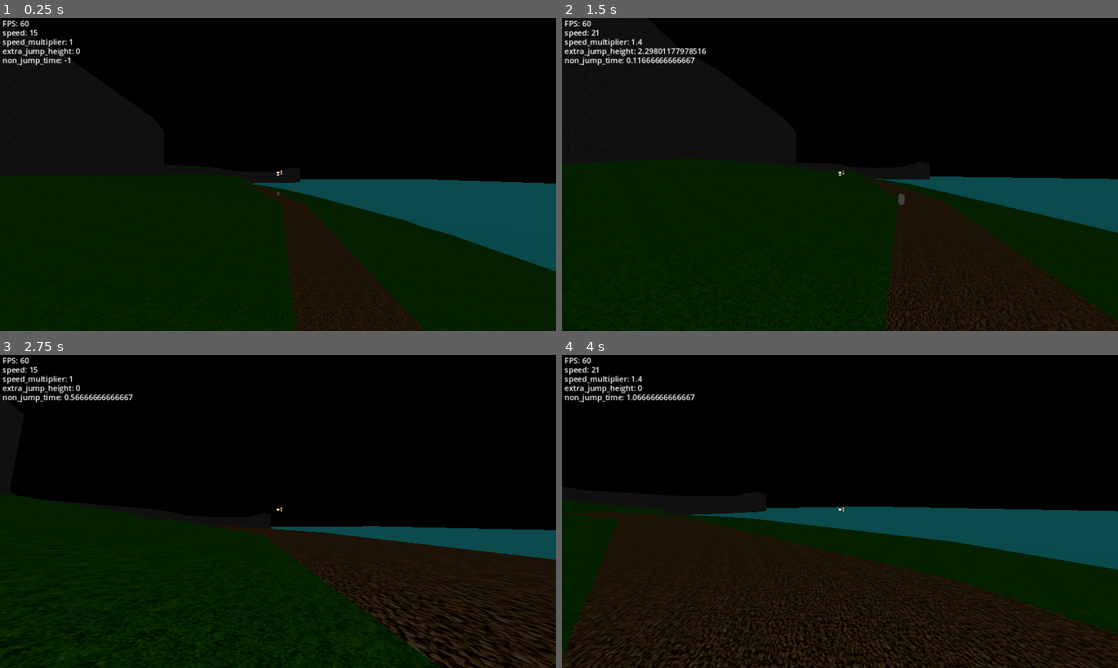
Above: before the commit, frames 1-4 (two rows, left to right).
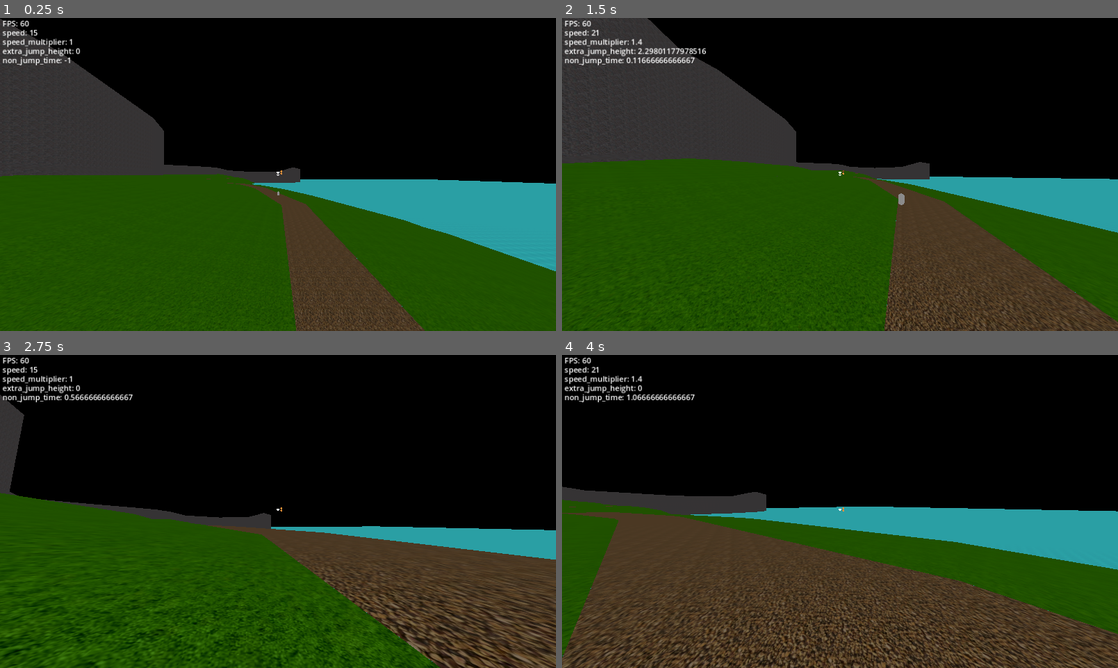
Above: after the commit, the same moments.

Repository: SebastianS-HTL/Magic-Potion-Project
Game: Godot game, scene res://node_3d.tscn
The game is run twice, just before and just after one commit, with the same random seed, the same clock (stepped at 60 frames per second) and the same inputs.
Inputs (mouse positions are in pixels of both pictures, inside the frame that each line leads up to):
- Up to frame 1 (0.25 s): no input
- Up to frame 2 (1.5 s): move the mouse to (867, 174) at 0.52 s; hold Ctrl (ctrl) 0.53-1.28 s; hold W (move_forward) from 0.53 s (still down); tap Space (jump) at 0.77 s; move the mouse to (812, 174) at 1.27 s; tap Shift (shift) at 1.35 s
- Up to frame 3 (2.75 s): keep holding W (move_forward); tap Space (jump) at 1.52 s; move the mouse to (289, 505) at 2.02 s; hold Ctrl (ctrl) from 2.03 s (still down)
- Up to frame 4 (4 s): keep holding W (move_forward); move the mouse to (834, 517) at 2.77 s; release Ctrl (ctrl) at 2.78 s; tap Shift (shift) at 2.85 s; tap Space (jump) at 3.02, 3.77 s; move the mouse to (878, 514) at 3.52 s; hold Ctrl (ctrl) from 3.53 s (still down)

The runs differ from the first frame. In frame 1, 59% of the frame differs, in the area x 0-100%, y 0-100%; in frame 2, 66%; in frame 3, 49%; in frame 4, 53%.

Commit message:
change default brightness

Diff:
--- a/character_body_3d.tscn
+++ b/character_body_3d.tscn
@@ -119,6 +119,7 @@
 script = ExtResource("10_v47qv")
 
 [node name="FPS" type="Label" parent="Debug Menu"]
+layout_mode = 0
 offset_right = 206.0
 offset_bottom = 23.0
 text = "SOMETHING WRONG HERE"
--- a/pausemenu.tscn
+++ b/pausemenu.tscn
@@ -99,7 +99,7 @@
 size_flags_stretch_ratio = 0.0
 max_value = 10.0
 step = 0.1
-value = 0.2
+value = 1.0
 
 [node name="Brightness2" type="Label" parent="VBoxContainer"]
 z_index = 1
